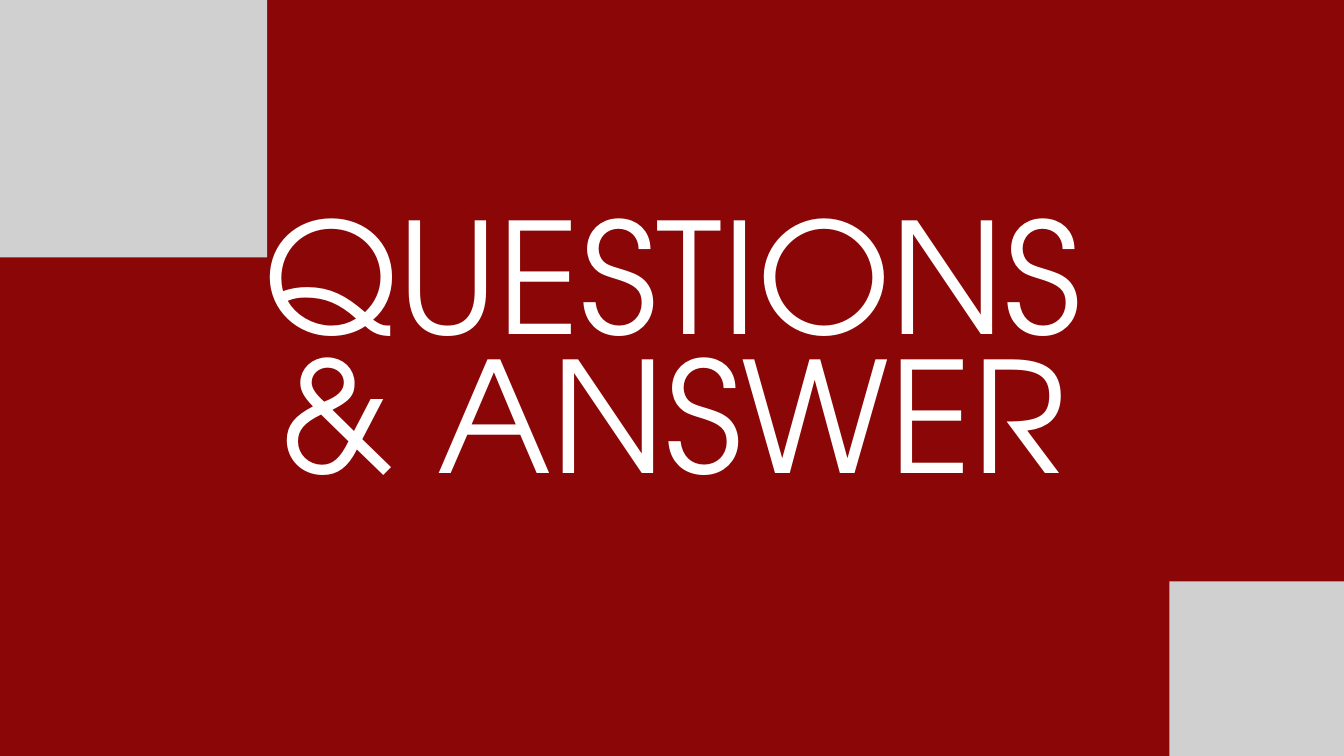
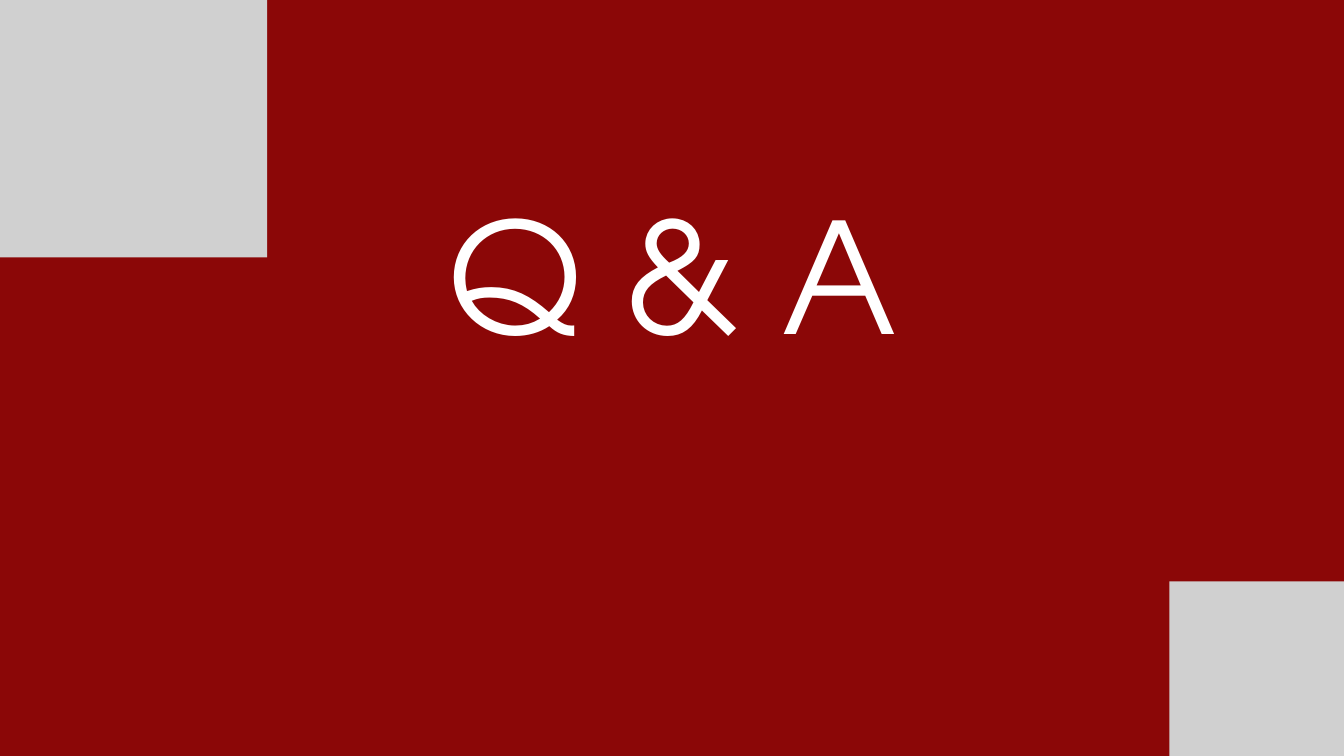
Before and after one commit to pogi6969/BUHAY-AH-A-FIGHT-AGAINTS-CORRUPTION-, a slide deck: slide 31 of docs/downloads/BUHAY-AH-PR2-Full-Research.pptx. Drawn at 1344x756 pixels with LibreOffice and Linux fonts; fonts in the diff are those of the drawing; grey boxes stand for pictures; background and template pictures are left out. Boxes give left, top, right and bottom in pixels: in the first picture for what was removed or moved away, otherwise in the second. Text is boxed around its words. In the diff, an @@ line names an element or a change of style, - is before the commit and + after.

```diff
--- a/docs/downloads/BUHAY-AH-PR2-Full-Research.pptx
+++ b/docs/downloads/BUHAY-AH-PR2-Full-Research.pptx
@@ text at <box>447,218,897,336</box>: text changed @@
-QUESTIONS & ANSWER
+Q & A
```
Also in this commit, not shown: 3 other slides changed, 14 other files.
